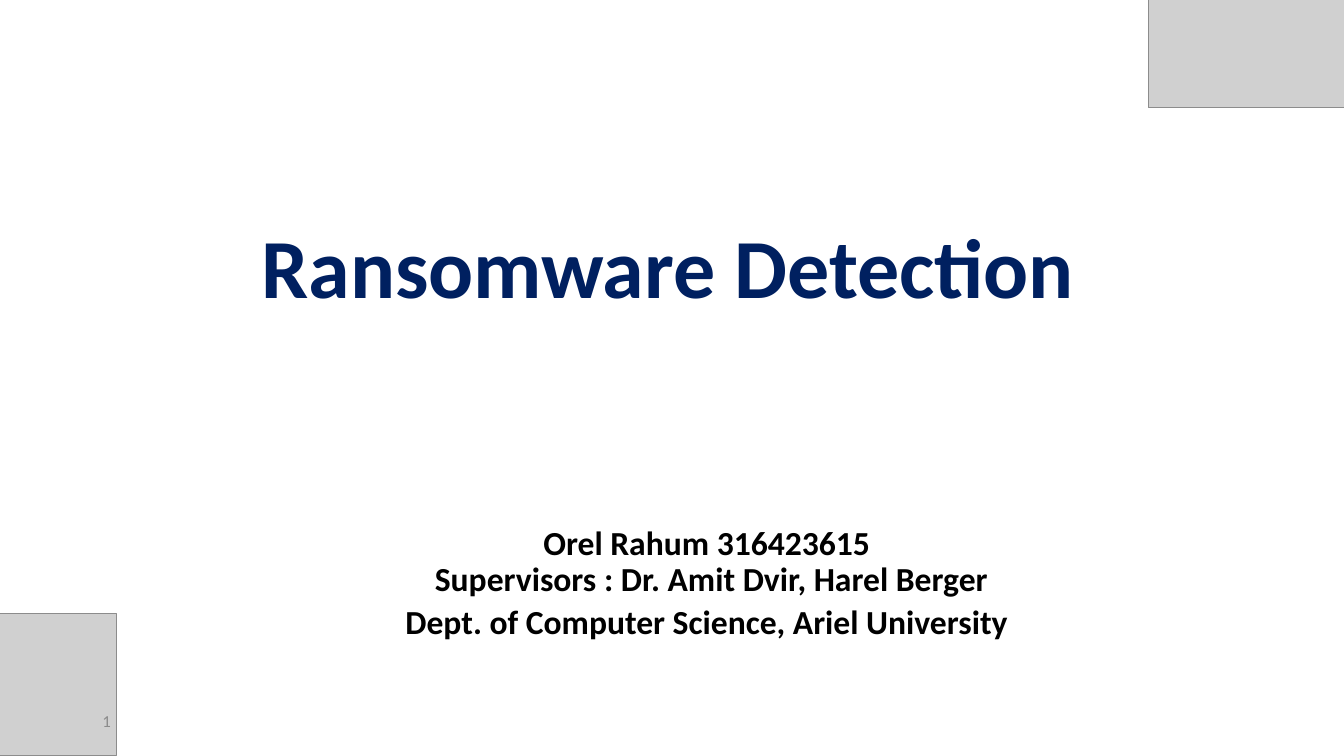
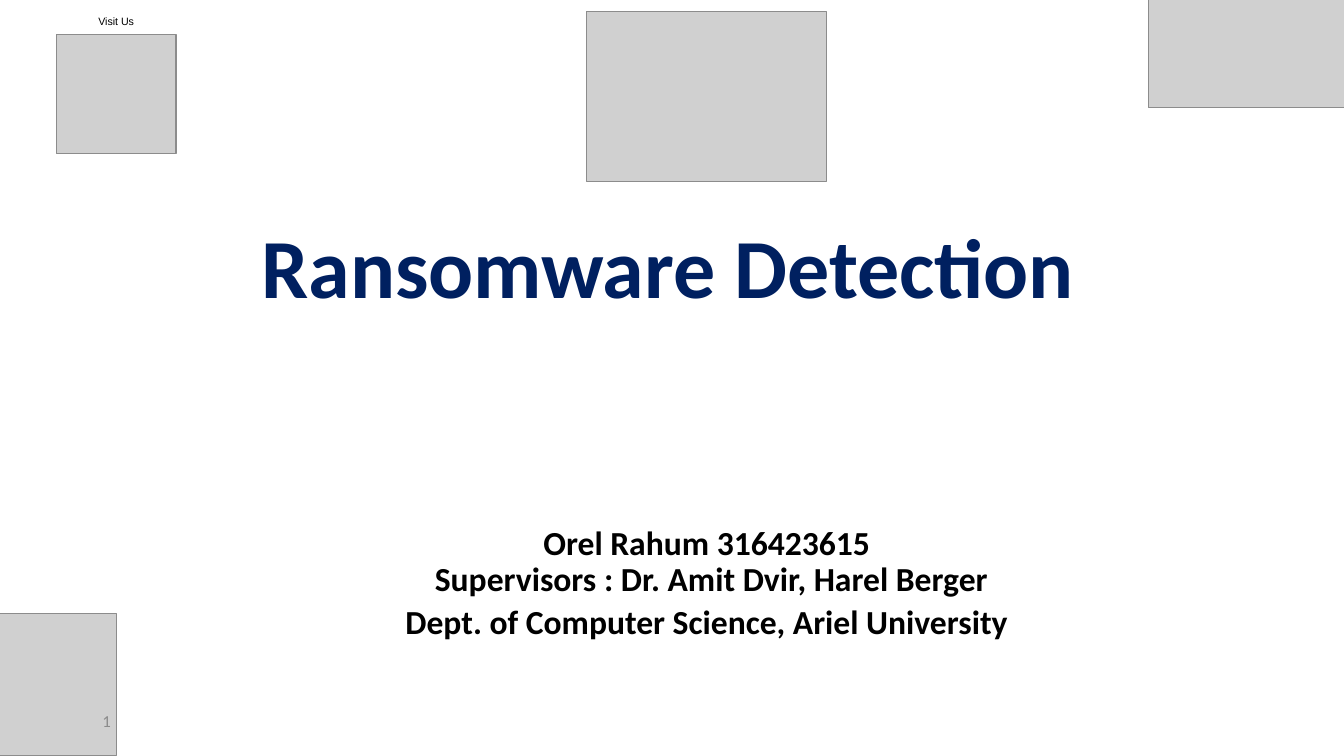
Before and after one commit to orelrahum/Ransomware_Code, a slide deck: slide 1 of Presentation.pptx. Drawn at 1344x756 pixels with LibreOffice and Linux fonts; fonts in the diff are those of the drawing; grey boxes stand for pictures. Boxes give left, top, right and bottom in pixels: in the first picture for what was removed or moved away, otherwise in the second. Text is boxed around its words. In the diff, an @@ line names an element or a change of style, - is before the commit and + after.

```diff
--- a/Presentation.pptx
+++ b/Presentation.pptx
@@ rectangle added at <box>75,10,157,33</box>, fill #FFFFFF at 50% opacity, 7.6 pt, text #000000 @@
+Visit Us
@@ picture added at <box>587,11,826,181</box> @@
@@ picture added at <box>56,34,176,154</box> @@
```
Also in this commit, not shown: 8 other slides changed, 4 slides added, 1 slide removed, 19 other files.
